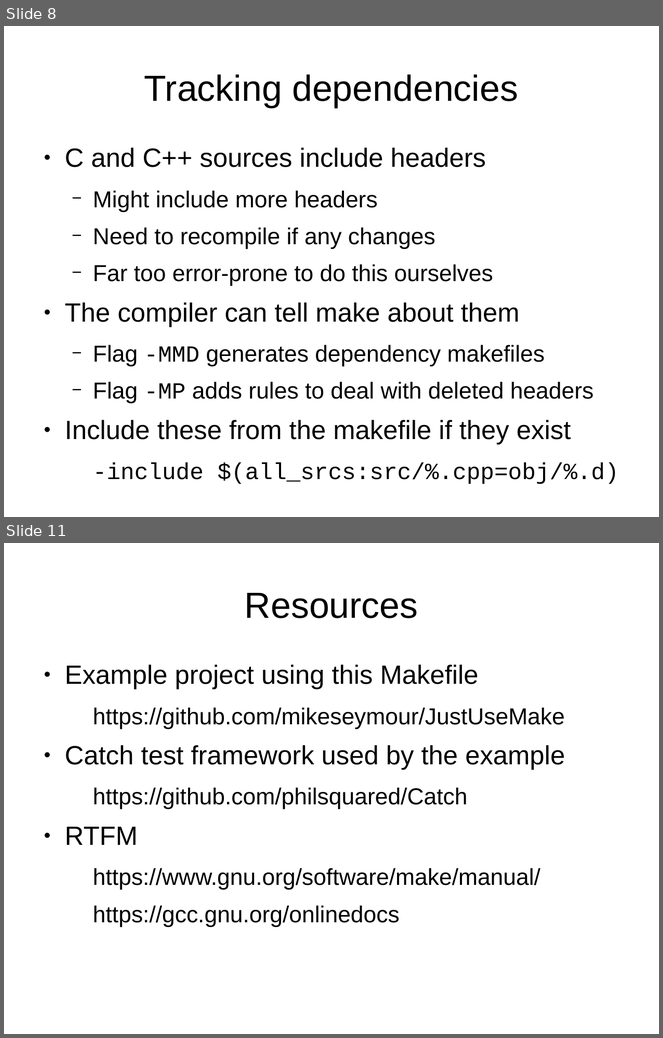
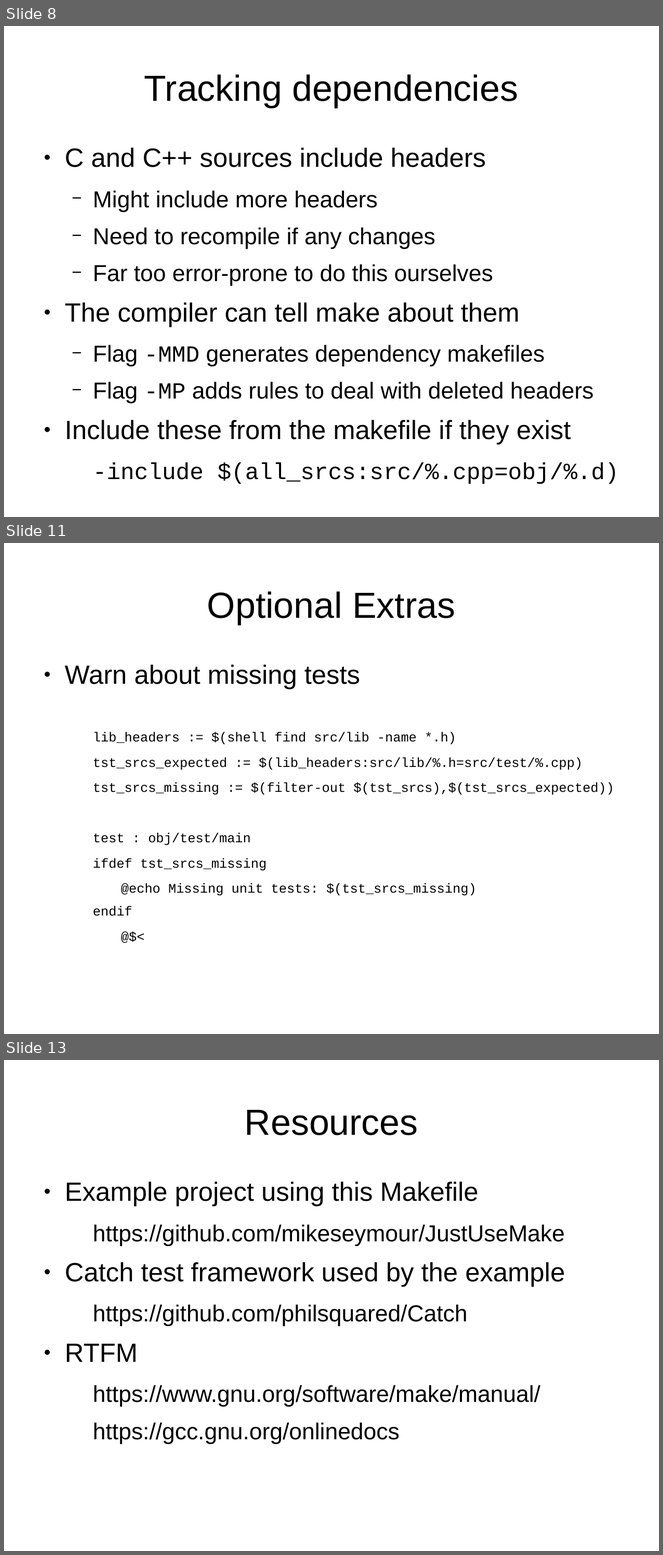
Before and after one commit to mikeseymour/JustUseMake, a slide deck: JustUseMake.odp. Shown one above the other, each under a label of ours: slides 8 and 11 before the commit, slides 8, 11 and 13 after it; the slides between them are not shown. The pictures are 663x1038 and 663x1555 pixels, drawn with LibreOffice and Linux fonts; fonts in the diff are those of the drawing. Boxes give left, top, right and bottom in pixels: in the first picture for what was removed or moved away, otherwise in the second. Text is boxed around its words. In the diff, an @@ line names an element or a change of style, - is before the commit and + after.

```diff
--- a/JustUseMake.odp
+++ b/JustUseMake.odp
@@ slide 11 added at (4, 543, 659, 1034), background #FFFFFF @@
@@ title added at (207, 591, 455, 625), 44 pt, text #000000 @@
+Optional Extras
@@ text added at (65, 665, 614, 916), 16 pt, text #000000 @@
+● Warn about missing tests
+  lib_headers := $(shell find src/lib -name *.h)
+  tst_srcs_expected := $(lib_headers:src/lib/%.h=src/test/%.cpp)
+  tst_srcs_missing := $(filter-out $(tst_srcs),$(tst_srcs_expected))
+  test : obj/test/main
+  ifdef tst_srcs_missing
+    @echo Missing unit tests: $(tst_srcs_missing)
+  endif
+    @$<
@@ what was slide 11 is now slide 13 @@
```
Also in this commit, not shown: 3 slides changed, 1 other slide added, 1 other file.
